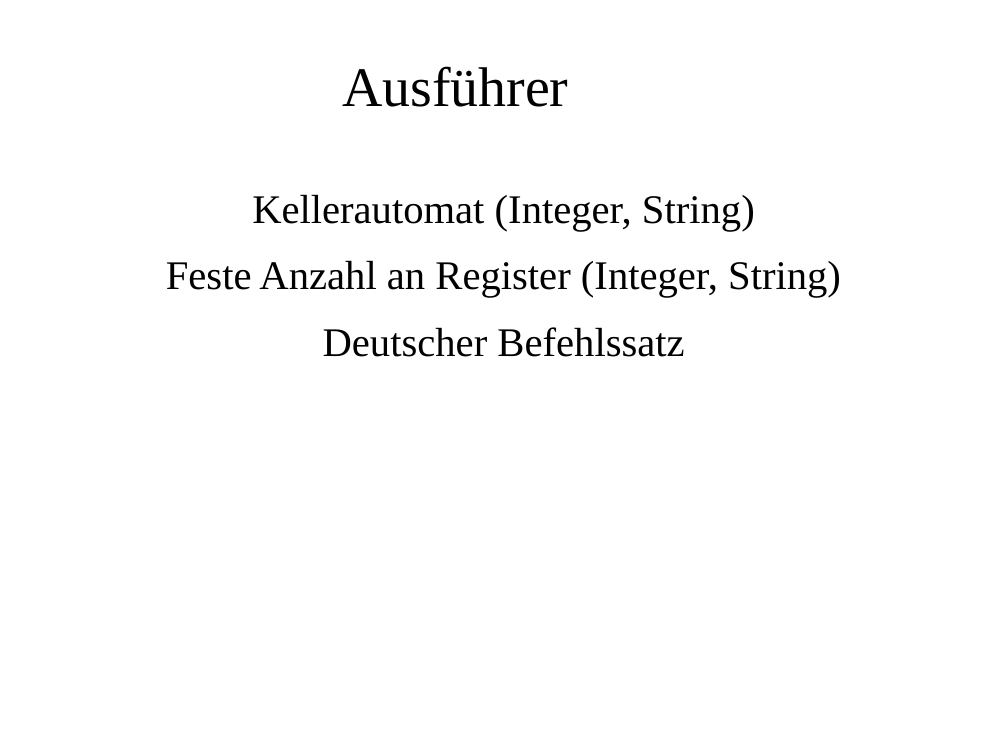
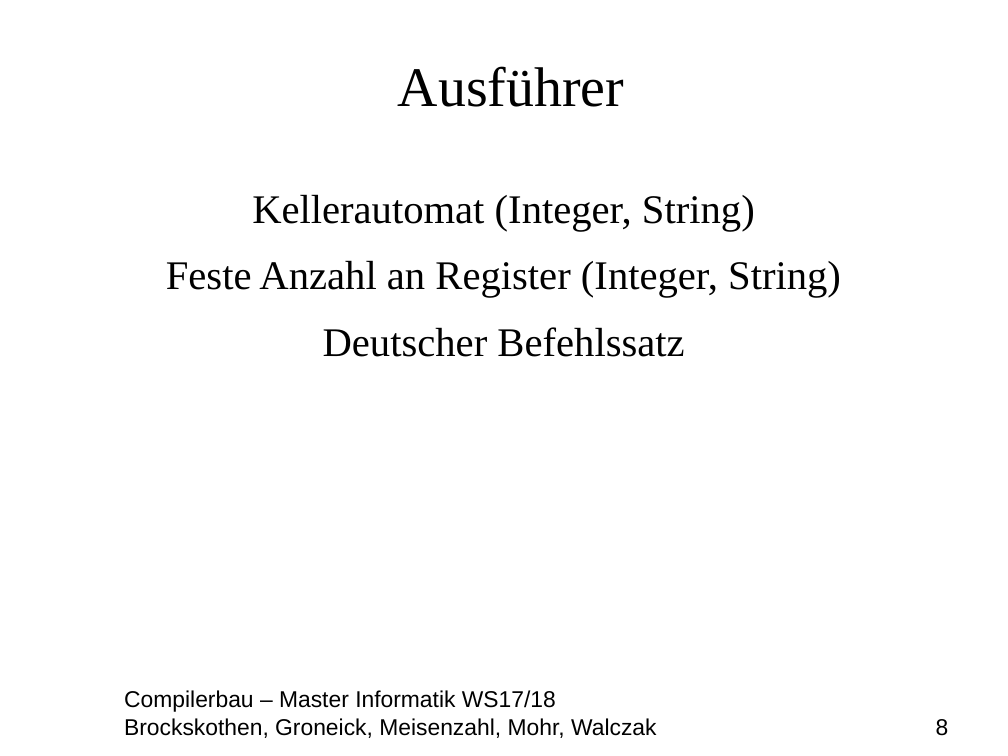
Before and after one commit to MasterInformatikHsBochum/Eine-deutsche-Praesentation, a slide deck: slide 8 of Präsentation.odp. Drawn at 1008x756 pixels with LibreOffice and Linux fonts; fonts in the diff are those of the drawing; background and template pictures are left out. Boxes give left, top, right and bottom in pixels: in the first picture for what was removed or moved away, otherwise in the second. Text is boxed around its words. In the diff, an @@ line names an element or a change of style, - is before the commit and + after.

```diff
--- a/Präsentation.odp
+++ b/Präsentation.odp
@@ title "Ausführer": place and size @@
-title "Ausführer" at <box>342,66,568,107</box>
+title "Ausführer" at <box>398,66,624,107</box>
@@ text added at <box>124,690,949,738</box>, 18 pt, text #000000 @@
+Compilerbau – Master Informatik WS17/18
+Brockskothen, Groneick, Meisenzahl, Mohr, Walczak 8
```
Also in this commit, not shown: 11 other slides changed, 1 other file.
